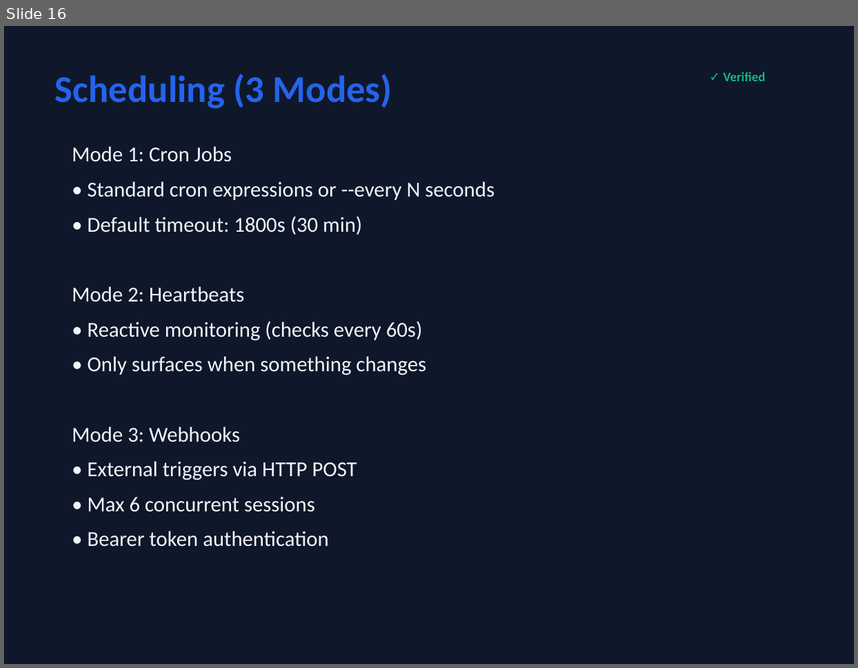
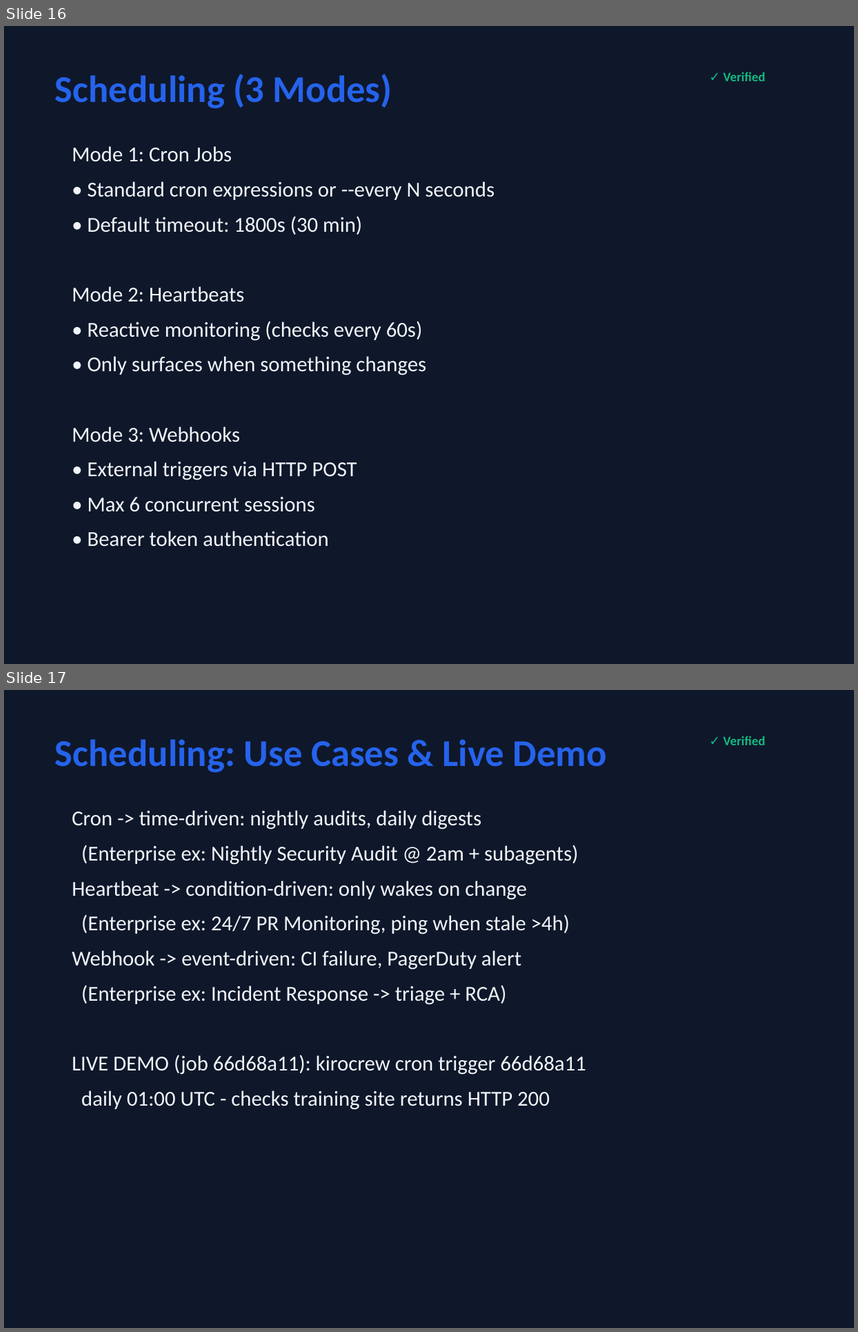
Before and after one commit to timwukp/Kiro-Crew-Training, a slide deck: kiro-crew-training.pptx. Shown one above the other, each under a label of ours: slide 16 before the commit, slides 16 and 17 after it. The pictures are 858x668 and 858x1332 pixels, drawn with LibreOffice and Linux fonts; fonts in the diff are those of the drawing. Boxes give left, top, right and bottom in pixels: in the first picture for what was removed or moved away, otherwise in the second. Text is boxed around its words. In the diff, an @@ line names an element or a change of style, - is before the commit and + after.

Commit message:
Scheduling: add per-mode use cases, cross-link to Enterprise Use Cases, document live-demo cron 66d68a11; pptx 42->43 slides

```diff
--- a/kiro-crew-training.pptx
+++ b/kiro-crew-training.pptx
@@ slide 17 added at <box>4,690,854,1328</box>, background #0F172A @@
@@ text added at <box>55,739,607,773</box>, 32 pt, text #2563EB, bold @@
+Scheduling: Use Cases & Live Demo
@@ text added at <box>723,736,765,745</box>, 11 pt, text #10B981, bold @@
+✓ Verified
@@ text added at <box>72,810,586,1110</box>, 18 pt, text #F1F5F9 @@
+Cron -> time-driven: nightly audits, daily digests
+(Enterprise ex: Nightly Security Audit @ 2am + subagents)
+Heartbeat -> condition-driven: only wakes on change
+(Enterprise ex: 24/7 PR Monitoring, ping when stale >4h)
+Webhook -> event-driven: CI failure, PagerDuty alert
+(Enterprise ex: Incident Response -> triage + RCA)
+LIVE DEMO (job 66d68a11): kirocrew cron trigger 66d68a11
+daily 01:00 UTC - checks training site returns HTTP 200
```
Also in this commit, not shown: 2 other files.
